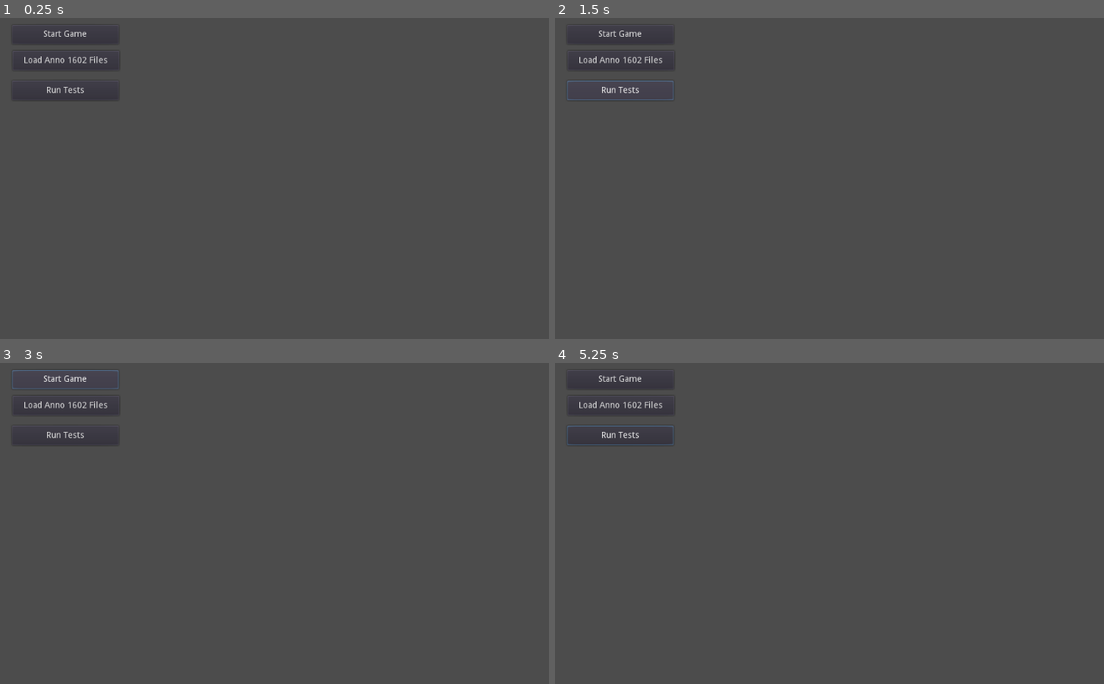
Above: before the commit, frames 1-4 (two rows, left to right).
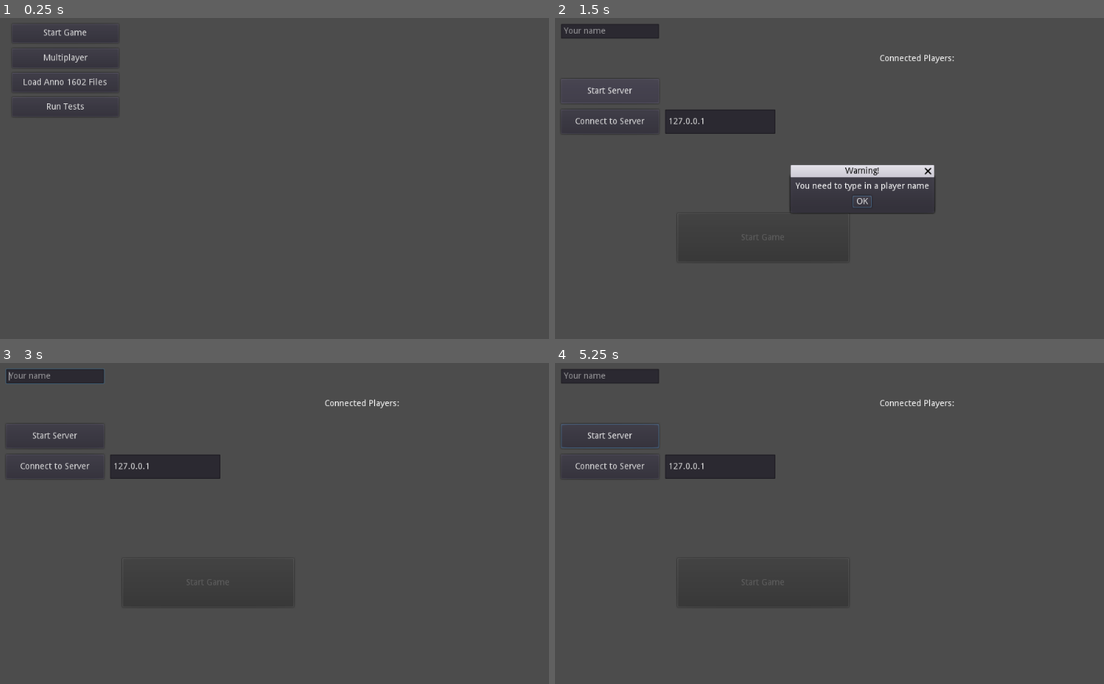
Above: after the commit, the same moments.

Repository: cmfcmf/Anno2018-godot
Game: Godot game, scene res://menu/main_menu.tscn
The game is run twice, just before and just after one commit, with the same random seed, the same clock (stepped at 60 frames per second) and the same inputs.
Inputs (mouse positions are in pixels of both pictures, inside the frame that each line leads up to):
- Up to frame 1 (0.25 s): no input
- Up to frame 2 (1.5 s): click (620, 59) at 0.5 s, where only the run after the commit has a clickable "Multiplayer"; click (609, 91) at 1.25 s, where only the run after the commit has a clickable "Start Server"
- Up to frame 3 (3 s): click (54, 465) at 2 s, where only the run after the commit has a clickable "Connect to Server"; click (65, 379) at 2.75 s, where only the run before the commit has a clickable "Start Game"
- Up to frame 4 (5.25 s): click (620, 379) at 3.5 s, where only the run before the commit has a clickable "Start Game"; click (620, 436) at 4.25 s, where only the run before the commit has a clickable "Run Tests"; click (862, 545) at 5 s, where only the run after the commit has a clickable "OK"

The runs differ from the first frame. In frame 1, 0.6% of the frame differs, in the area x 2-22%, y 3-31%; in frame 2, 4.6%, in the area x 1-73%, y 1-61%; in frame 3, 2.9%; in frame 4, 2.5%.

Commit message:
Start working on multiplayer lobby

Diff:
--- /dev/null
+++ b/game/multiplayer.gd
@@ -0,0 +1,57 @@
+extends Node
+
+const MAX_PLAYERS = 4
+const SERVER_PORT = 4242
+
+func start_server():
+	var peer = NetworkedMultiplayerENet.new()
+	assert(peer.create_server(SERVER_PORT, MAX_PLAYERS) == OK)
+	get_tree().set_network_peer(peer)
+	get_tree().set_meta("network_peer", peer)
+
+	# Register ourselves.
+	$lobby.register_player(get_tree().get_network_unique_id(), $lobby.my_info)
+
+func connect_to_server(ip):
+	var peer = NetworkedMultiplayerENet.new()
+	assert(peer.create_client(ip, SERVER_PORT) == OK)
+	get_tree().set_network_peer(peer)
+	get_tree().set_meta("network_peer", peer)
+
+
+func check_name():
+	if len($player_name.text) == 0:
+		$warning_dialog.dialog_text = 'You need to type in a player name'
+		$warning_dialog.popup_centered()
+		return false
+	return true
+
+func _on_start_server_btn_pressed():
+	if not check_name():
+		return
+
+	start_server()
+	$start_server_btn/ip_address.text = str(IP.get_local_addresses())
+	disable_buttons()
+	$start_game_btn.disabled = false
+
+func _on_connect_to_server_btn_pressed():
+	if not check_name():
+		return
+
+	connect_to_server($connect_to_server_btn/ip_address.text)
+	disable_buttons()
+
+func disable_buttons():
+	$start_server_btn.disabled = true
+	$connect_to_server_btn.disabled = true
+	$connect_to_server_btn/ip_address.editable = false
+
+func _on_player_name_text_changed(player_name):
+	$lobby.my_info = {'name': player_name}
+
+func _on_start_game_btn_pressed():
+	rpc("start_game")
+
+sync func start_game():
+	get_tree().change_scene("res://game/game.tscn")
--- a/menu/main_menu.gd
+++ b/menu/main_menu.gd
@@ -2,6 +2,9 @@
 
 func _on_start_game_btn_pressed():
 	get_tree().change_scene("res://game/game.tscn")
+
+func _on_multiplayer_btn_pressed():
+	get_tree().change_scene("res://multiplayer/multiplayer.tscn")
 
 func _on_run_tests_btn_pressed():
 	get_tree().change_scene("res://test/tests.tscn")
--- a/menu/main_menu.tscn
+++ b/menu/main_menu.tscn
@@ -14,9 +14,9 @@
 anchor_right = 0.0
 anchor_bottom = 0.0
 margin_left = 30.0
-margin_top = 22.0
+margin_top = 20.0
 margin_right = 204.0
-margin_bottom = 53.0
+margin_bottom = 51.0
 rect_pivot_offset = Vector2( 0, 0 )
 rect_clip_content = false
 focus_mode = 2
@@ -38,10 +38,10 @@
 anchor_top = 0.0
 anchor_right = 0.0
 anchor_bottom = 0.0
-margin_left = 31.0
-margin_top = 64.0
-margin_right = 205.0
-margin_bottom = 96.0
+margin_left = 30.0
+margin_top = 100.0
+margin_right = 204.0
+margin_bottom = 132.0
 rect_pivot_offset = Vector2( 0, 0 )
 rect_clip_content = false
 focus_mode = 2
@@ -56,6 +56,7 @@
 text = "Load Anno 1602 Files"
 flat = false
 align = 1
+_sections_unfolded = [ "Rect" ]
 
 [node name="run_tests_btn" type="Button" parent="." index="2"]
 
@@ -64,9 +65,9 @@
 anchor_right = 0.0
 anchor_bottom = 0.0
 margin_left = 30.0
-margin_top = 113.0
+margin_top = 140.0
 margin_right = 204.0
-margin_bottom = 145.0
+margin_bottom = 172.0
 rect_pivot_offset = Vector2( 0, 0 )
 rect_clip_content = false
 focus_mode = 2
@@ -82,7 +83,33 @@
 flat = false
 align = 1
 
-[node name="load_files_dialog" type="FileDialog" parent="." index="3"]
+[node name="multiplayer_btn" type="Button" parent="." index="3"]
+
+anchor_left = 0.0
+anchor_top = 0.0
+anchor_right = 0.0
+anchor_bottom = 0.0
+margin_left = 30.0
+margin_top = 60.0
+margin_right = 204.0
+margin_bottom = 92.0
+rect_pivot_offset = Vector2( 0, 0 )
+rect_clip_content = false
+focus_mode = 2
+mouse_filter = 0
+mouse_default_cursor_shape = 0
+size_flags_horizontal = 1
+size_flags_vertical = 1
+toggle_mode = false
+enabled_focus_mode = 2
+shortcut = null
+group = null
+text = "Multiplayer"
+flat = false
+align = 1
+_sections_unfolded = [ "Rect" ]
+
+[node name="load_files_dialog" type="FileDialog" parent="." index="4"]
 
 visible = false
 anchor_left = 0.0
@@ -115,7 +142,7 @@
 current_path = "E:/Spiele/Klassiker/Anno 1602/"
 _sections_unfolded = [ "Dialog" ]
 
-[node name="warning_dialog" type="AcceptDialog" parent="." index="4"]
+[node name="warning_dialog" type="AcceptDialog" parent="." index="5"]
 
 visible = false
 anchor_left = 0.0
@@ -138,7 +165,7 @@
 dialog_hide_on_ok = true
 _sections_unfolded = [ "Dialog" ]
 
-[node name="parsers" parent="." index="5" instance=ExtResource( 2 )]
+[node name="parsers" parent="." index="6" instance=ExtResource( 2 )]
 
 [connection signal="pressed" from="start_game_btn" to="." method="_on_start_game_btn_pressed"]
 
@@ -146,4 +173,6 @@
 
 [connection signal="pressed" from="run_tests_btn" to="." method="_on_run_tests_btn_pressed"]
 
+[connection signal="pressed" from="multiplayer_btn" to="." method="_on_multiplayer_btn_pressed"]
+
 [connection signal="dir_selected" from="load_files_dialog" to="." method="_on_load_files_dialog_dir_selected"]
--- /dev/null
+++ b/multiplayer/lobby.gd
@@ -0,0 +1,50 @@
+extends Node
+
+func _ready():
+	get_tree().connect("network_peer_connected", self, "_player_connected")
+	get_tree().connect("network_peer_disconnected", self, "_player_disconnected")
+	get_tree().connect("connected_to_server", self, "_connected_ok")
+	get_tree().connect("connection_failed", self, "_connected_fail")
+	get_tree().connect("server_disconnected", self, "_server_disconnected")
+
+# Player info, associate ID to data
+var player_infos = {}
+# Info we send to other players
+var my_info = {}
+
+# Called whenever someone connects to the multiplayer session.
+func _player_connected(id):
+	pass
+
+# Called whenever someone leaves the multiplayer session.
+func _player_disconnected(id):
+	player_infos.erase(id)
+	update_lobby_player_list()
+
+# Called when I, a client, have connected to the server.
+func _connected_ok():
+	# Send my ID and info to all the other peers
+	rpc("register_player", get_tree().get_network_unique_id(), my_info)
+
+func _server_disconnected():
+	pass # Server kicked us, show error and abort
+
+func _connected_fail():
+	pass # Could not even connect to server, abort
+
+remote func register_player(id, info):
+	player_infos[id] = info
+	# If I'm the server, let the new guy know about existing players
+	if get_tree().is_network_server():
+		# Send the info of existing players
+		for peer_id in player_infos:
+			rpc_id(id, "register_player", peer_id, player_infos[peer_id])
+
+	# Call function to update lobby UI here
+	update_lobby_player_list()
+
+func update_lobby_player_list():
+	$"../players".text = ""
+	for peer_id in player_infos.keys():
+		var player_info = player_infos[peer_id]
+		$"../players".text += player_info['name'] + "\n"
--- /dev/null
+++ b/multiplayer/multiplayer.tscn
@@ -0,0 +1,232 @@
+[gd_scene load_steps=3 format=2]
+
+[ext_resource path="res://game/multiplayer.gd" type="Script" id=1]
+[ext_resource path="res://multiplayer/lobby.gd" type="Script" id=2]
+
+[node name="multiplayer" type="Node2D" index="0"]
+
+script = ExtResource( 1 )
+
+[node name="start_server_btn" type="Button" parent="." index="0"]
+
+editor/display_folded = true
+anchor_left = 0.0
+anchor_top = 0.0
+anchor_right = 0.0
+anchor_bottom = 0.0
+margin_left = 20.0
+margin_top = 110.0
+margin_right = 180.0
+margin_bottom = 150.0
+rect_pivot_offset = Vector2( 0, 0 )
+rect_clip_content = false
+focus_mode = 2
+mouse_filter = 0
+mouse_default_cursor_shape = 0
+size_flags_horizontal = 1
+size_flags_vertical = 1
+toggle_mode = false
+enabled_focus_mode = 2
+shortcut = null
+group = null
+text = "Start Server"
+flat = false
+align = 1
+
+[node name="ip_address" type="Label" parent="start_server_btn" index="0"]
+
+anchor_left = 0.0
+anchor_top = 0.0
+anchor_right = 0.0
+anchor_bottom = 0.0
+margin_left = 170.0
+margin_right = 350.0
+margin_bottom = 40.0
+rect_pivot_offset = Vector2( 0, 0 )
+rect_clip_content = false
+mouse_filter = 2
+mouse_default_cursor_shape = 0
+size_flags_horizontal = 1
+size_flags_vertical = 4
+autowrap = true
+percent_visible = 1.0
+lines_skipped = 0
+max_lines_visible = -1
+
+[node name="connect_to_server_btn" type="Button" parent="." index="1"]
+
+editor/display_folded = true
+anchor_left = 0.0
+anchor_top = 0.0
+anchor_right = 0.0
+anchor_bottom = 0.0
+margin_left = 20.0
+margin_top = 160.0
+margin_right = 180.0
+margin_bottom = 200.0
+rect_pivot_offset = Vector2( 0, 0 )
+rect_clip_content = false
+focus_mode = 2
+mouse_filter = 0
+mouse_default_cursor_shape = 0
+size_flags_horizontal = 1
+size_flags_vertical = 1
+toggle_mode = false
+enabled_focus_mode = 2
+shortcut = null
+group = null
+text = "Connect to Server"
+flat = false
+align = 1
+
+[node name="ip_address" type="LineEdit" parent="connect_to_server_btn" index="0"]
+
+anchor_left = 0.0
+anchor_top = 0.0
+anchor_right = 0.0
+anchor_bottom = 0.0
+margin_left = 170.0
+margin_right = 350.0
+margin_bottom = 40.0
+rect_pivot_offset = Vector2( 0, 0 )
+rect_clip_content = false
+focus_mode = 2
+mouse_filter = 0
+mouse_default_cursor_shape = 1
+size_flags_horizontal = 1
+size_flags_vertical = 1
+text = "127.0.0.1"
+focus_mode = 2
+context_menu_enabled = true
+placeholder_text = "127.0.0.1"
+placeholder_alpha = 0.6
+caret_blink = true
+caret_blink_speed = 0.65
+caret_position = 0
+_sections_unfolded = [ "Caret", "Placeholder" ]
+
+[node name="lobby" type="Node" parent="." index="2"]
+
+script = ExtResource( 2 )
+
+[node name="player_name" type="LineEdit" parent="." index="3"]
+
+anchor_left = 0.0
+anchor_top = 0.0
+anchor_right = 0.0
+anchor_bottom = 0.0
+margin_left = 20.0
+margin_top = 20.0
+margin_right = 180.0
+margin_bottom = 44.0
+rect_pivot_offset = Vector2( 0, 0 )
+rect_clip_content = false
+focus_mode = 2
+mouse_filter = 0
+mouse_default_cursor_shape = 1
+size_flags_horizontal = 1
+size_flags_vertical = 1
+focus_mode = 2
+context_menu_enabled = true
+placeholder_text = "Your name"
+placeholder_alpha = 0.6
+caret_blink = false
+caret_blink_speed = 0.65
+caret_position = 0
+_sections_unfolded = [ "Caret", "Placeholder" ]
+
+[node name="players" type="Label" parent="." index="4"]
+
+anchor_left = 0.0
+anchor_top = 0.0
+anchor_right = 0.0
+anchor_bottom = 0.0
+margin_left = 540.0
+margin_top = 100.0
+margin_right = 780.0
+margin_bottom = 420.0
+rect_pivot_offset = Vector2( 0, 0 )
+rect_clip_content = false
+mouse_filter = 2
+mouse_default_cursor_shape = 0
+size_flags_horizontal = 1
+size_flags_vertical = 4
+percent_visible = 1.0
+lines_skipped = 0
+max_lines_visible = -1
+_sections_unfolded = [ "Material" ]
+
+[node name="Label" type="Label" parent="players" index="0"]
+
+anchor_left = 0.0
+anchor_top = 0.0
+anchor_right = 0.0
+anchor_bottom = 0.0
+margin_top = -30.0
+margin_right = 40.0
+margin_bottom = -16.0
+rect_pivot_offset = Vector2( 0, 0 )
+rect_clip_content = false
+mouse_filter = 2
+mouse_default_cursor_shape = 0
+size_flags_horizontal = 1
+size_flags_vertical = 4
+text = "Connected Players:"
+percent_visible = 1.0
+lines_skipped = 0
+max_lines_visible = -1
+
+[node name="warning_dialog" type="AcceptDialog" parent="." index="5"]
+
+visible = false
+anchor_left = 0.0
+anchor_top = 0.0
+anchor_right = 0.0
+anchor_bottom = 0.0
+margin_right = 108.0
+margin_bottom = 58.0
+rect_pivot_offset = Vector2( 0, 0 )
+rect_clip_content = false
+mouse_filter = 0
+mouse_default_cursor_shape = 0
+size_flags_horizontal = 1
+size_flags_vertical = 1
+popup_exclusive = false
+window_title = "Warning!"
+resizable = false
+dialog_hide_on_ok = true
+_sections_unfolded = [ "Dialog" ]
+
+[node name="start_game_btn" type="Button" parent="." index="6"]
+
+anchor_left = 0.0
+anchor_top = 0.0
+anchor_right = 0.0
+anchor_bottom = 0.0
+margin_left = 210.0
+margin_top = 330.0
+margin_right = 490.0
+margin_bottom = 410.0
+rect_pivot_offset = Vector2( 0, 0 )
+rect_clip_content = false
+focus_mode = 2
+mouse_filter = 0
+mouse_default_cursor_shape = 0
+size_flags_horizontal = 1
+size_flags_vertical = 1
+disabled = true
+toggle_mode = false
+enabled_focus_mode = 2
+shortcut = null
+group = null
+text = "Start Game"
+flat = false
+align = 1
+
+[connection signal="pressed" from="start_server_btn" to="." method="_on_start_server_btn_pressed"]
+
+[connection signal="pressed" from="connect_to_server_btn" to="." method="_on_connect_to_server_btn_pressed"]
+
+[connection signal="text_changed" from="player_name" to="." method="_on_player_name_text_changed"]
+
+[connection signal="pressed" from="start_game_btn" to="." method="_on_start_game_btn_pressed"]
